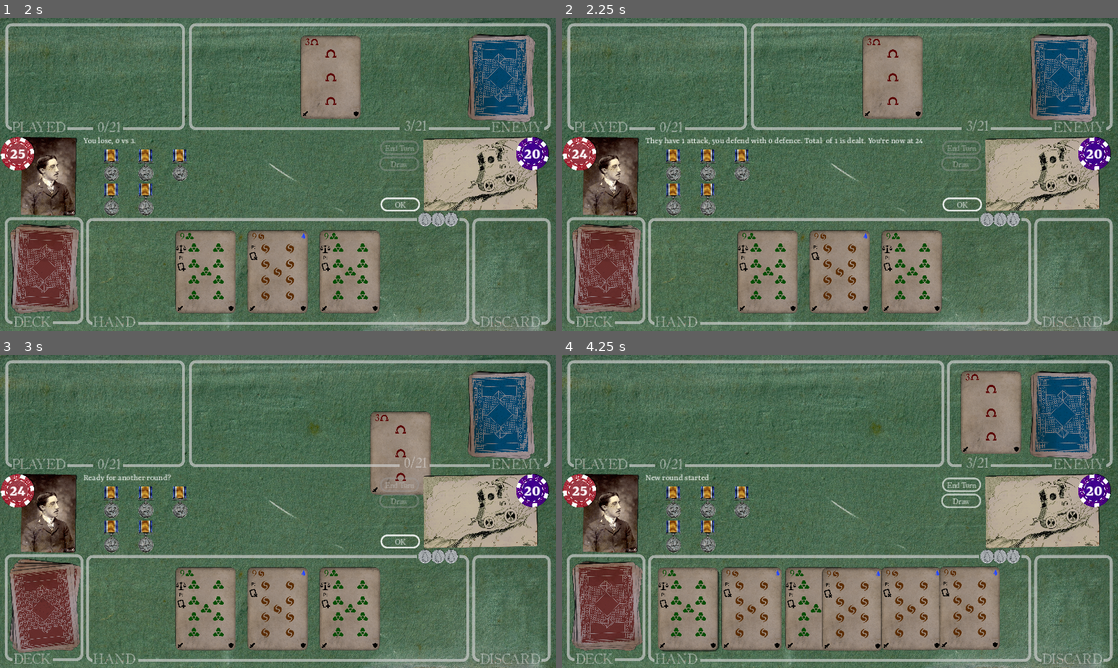
Above: before the commit, frames 1-4 (two rows, left to right).
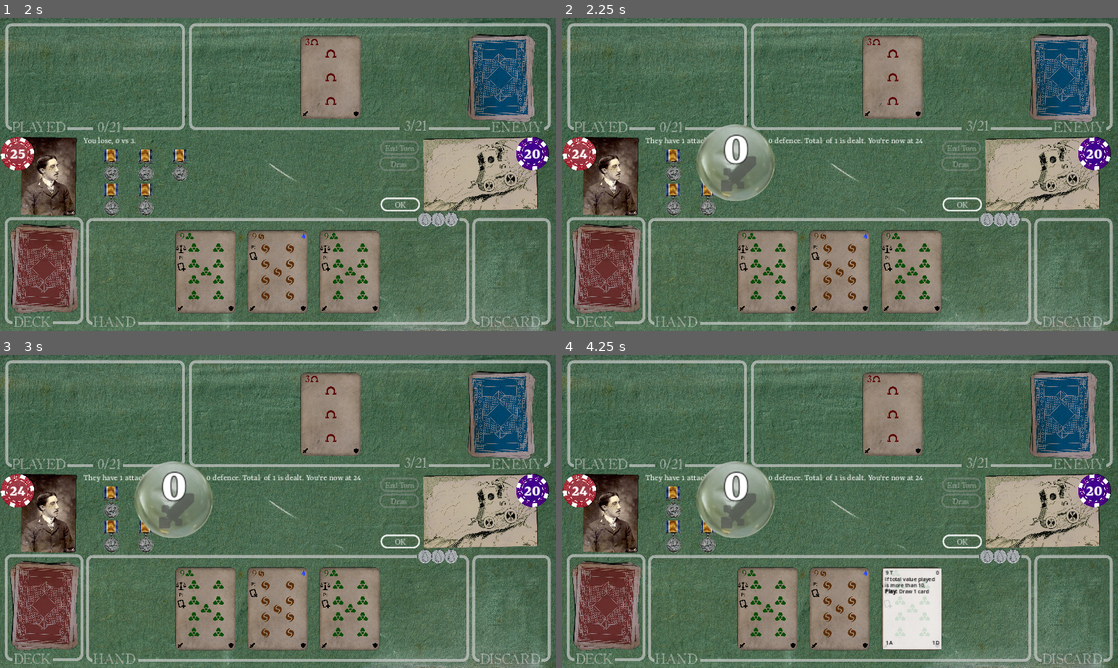
Above: after the commit, the same moments.

Repository: TicklesTheBrain/CardBuilder
Game: Godot game, scene res://scenes/game.tscn
Same seed, same stepped clock (60 frames per second), same inputs: the game is played once before the commit and once after it. The engine's default icon, where the game draws it, is replaced by a stand-in: a white triangle on a blue panel in a dark square.
Inputs (mouse positions are in pixels of both pictures, inside the frame that each line leads up to):
- Up to frame 1 (2 s): click "End Turn" at 0.5 s; click "OK" at 1.25 s
- Up to frame 2 (2.25 s): click "OK" at 2 s
- Up to frame 3 (3 s): click "OK" at 2.75 s
- Up to frame 4 (4.25 s): tap Enter (endTravel) at 3.5 s; drag from (767, 608) to (912, 608) at 3.52 s

Frame 1 is identical in both runs. In frame 2, 2.3% of the frame differs, in the area x 24-39%, y 34-59%; in frame 3, 9.9%; in frame 4, 24%, in the area x 1-96%, y 1-95%.

Commit message:
Damage resolution animations

Diff:
--- a/InputLord.gd
+++ b/InputLord.gd
@@ -90,9 +90,6 @@
 		cardSelectionComplete.emit()
 		return
 
-	if confirmationRequired:
-		await Events.confirmButtonPressed
-
 func addToSelection(card: CardData):
 
 	if selecting:
@@ -109,6 +106,7 @@
 
 	if selectionConfirmation:
 		await Events.confirmButtonPressed
+		Events.confirmButtonDisable.emit()
 	else:
 		await cardSelectionComplete
 
--- a/game.gd
+++ b/game.gd
@@ -17,6 +17,7 @@
 @export var okButton: Button
 @export var deckPeaker: Peaker
 @export var discardPeaker: Peaker
+@export var damageShower: ResolutionParamAnimator
 
 @export_group("Logic references")
 @export var player: Actor
@@ -244,6 +245,10 @@
 
 		message = winnerString.format({"attackAmount" = damage, "shieldAmount" = shields, "dealtDamage" =  dealtDamage, "newHP" =  loser.hp.amount})
 
+		damageShower.visible = true
+		damageShower.start()
+		await damageShower.done
+
 
 	else:
 		message = "It's a draw {playerValue} vs. {enemyValue}, no damage dealt".format({"playerValue" = playerValue, "enemyValue" = enemyValue})
--- /dev/null
+++ b/scenes/DamageResolutionAnimation.gd
@@ -0,0 +1,5 @@
+extends Node2D
+class_name DamageResolutionAnimation
+
+@export var leftSide: ResolutionParamAnimator
+@export var rightSide: ResolutionParamAnimator
--- /dev/null
+++ b/scenes/DamageShower.gd
@@ -0,0 +1,71 @@
+extends Node2D
+class_name ResolutionParamAnimator
+
+@export var containerToQuery: CardContainer
+@export var cardNudgeVector: Vector2
+@export var paramToShow: CardParam.ParamType
+
+@export var maxScale: float
+@export var valueAtMaxScale: int
+@export var startScale: float
+
+@export var valueLabel: Label
+@export var singleCardAnimationTime: float
+@export var iconSprite: Sprite2D
+@export var attackTex: Texture2D
+@export var defenceTex: Texture2D
+
+signal done
+
+var currentValue:float = 0:
+	set(newValue):
+		valueLabel.text = str(newValue)
+		currentValue = newValue
+var targetValue:float = 0
+var valueChangeCounter = 0
+var targetScale = startScale
+
+func start():
+	match paramToShow:
+		CardParam.ParamType.ATTACK:
+			iconSprite.texture = attackTex
+		CardParam.ParamType.DEFENCE:
+			iconSprite.texture = defenceTex
+
+	visible = true
+	currentValue = 0
+	for card in containerToQuery.getAll():
+		await addParamFromOneCard(card)
+
+	done.emit()
+
+func addParamFromOneCard(card: CardData):
+	var additionalParamValue
+
+	match paramToShow:
+		CardParam.ParamType.ATTACK:
+			additionalParamValue = card.getAttack()
+		CardParam.ParamType.DEFENCE:
+			additionalParamValue = card.getDefence()
+
+	if additionalParamValue > 0:
+		targetValue += additionalParamValue
+		var weight = targetValue/valueAtMaxScale
+		var lerpedValue = lerp(startScale, maxScale, targetValue/valueAtMaxScale)
+		targetScale = clamp(lerpedValue, startScale, maxScale)
+		print('target scale', targetScale, ' lerpedValue ', lerpedValue, ' weight ', weight)
+		valueChangeCounter = 0
+		var tween = get_tree().create_tween()
+		var cd = CardDisplayLord.getCardDisplay(card)
+
+		tween.tween_property(cd, "position", cd.position+cardNudgeVector, singleCardAnimationTime)
+		await tween.finished
+		tween = get_tree().create_tween()
+		tween.tween_property(cd, "position", cd.position-cardNudgeVector, singleCardAnimationTime)
+
+func _process(delta):
+	if currentValue != targetValue:
+		valueChangeCounter += delta
+		currentValue = clamp(floor(lerp(currentValue, targetValue, valueChangeCounter/singleCardAnimationTime)), currentValue, targetValue)
+		var clampedScale = clamp(lerp(scale.x, targetScale, valueChangeCounter/singleCardAnimationTime), scale.x, targetScale)
+		scale = Vector2(clampedScale, clampedScale)
--- a/scenes/game.tscn
+++ b/scenes/game.tscn
@@ -36,6 +36,9 @@
 [ext_resource type="FontFile" uid="uid://bokge8vr1onw8" path="res://fonts/Rasa-Regular.ttf" id="26_wmk7t"]
 [ext_resource type="PackedScene" uid="uid://kna3wka5eglg" path="res://item_display.tscn" id="27_6v012"]
 [ext_resource type="Texture2D" uid="uid://da3mc7dtg3lup" path="res://assets/items/medal.png" id="27_ou647"]
+[ext_resource type="Script" path="res://scenes/DamageShower.gd" id="37_6bpek"]
+[ext_resource type="Texture2D" uid="uid://cnbiypdfd60l5" path="res://assets/marble1.png" id="38_gknv8"]
+[ext_resource type="Texture2D" uid="uid://bhetmn6uguvvr" path="res://assets/cardParamSymbols/sword.png" id="39_i2gir"]
 
 [sub_resource type="Resource" id="Resource_smt6a"]
 script = ExtResource("3_uyj67")
@@ -154,7 +157,7 @@
 
 [sub_resource type="StyleBoxFlat" id="StyleBoxFlat_013tw"]
 
-[node name="game" type="Node2D" node_paths=PackedStringArray("playAreaPositionController", "enemyPlayAreaPositionController", "messageLabel", "drawCardButton", "endHandButton", "okButton", "deckPeaker", "discardPeaker", "player", "enemy")]
+[node name="game" type="Node2D" node_paths=PackedStringArray("playAreaPositionController", "enemyPlayAreaPositionController", "messageLabel", "drawCardButton", "endHandButton", "okButton", "deckPeaker", "discardPeaker", "damageShower", "player", "enemy")]
 script = ExtResource("1_hbkeb")
 selfStart = true
 selfStartStep = SubResource("Resource_smt6a")
@@ -167,6 +170,7 @@
 okButton = NodePath("OkBUtton")
 deckPeaker = NodePath("DeckPeaker")
 discardPeaker = NodePath("DiscardPeaker")
+damageShower = NodePath("DamageResolutionAnimation/DamageShower")
 player = NodePath("Logic/Player")
 enemy = NodePath("Logic/Enemy")
 metadata/_edit_horizontal_guides_ = [271.0, 712.0]
@@ -935,6 +939,43 @@
 logicalItemContainer = NodePath("../Logic/Player/ItemContainer")
 metadata/_edit_lock_ = true
 
+[node name="DamageResolutionAnimation" type="Node2D" parent="."]
+position = Vector2(399, 333)
+scale = Vector2(1.5, 1.5)
+
+[node name="DamageShower" type="Node2D" parent="DamageResolutionAnimation" node_paths=PackedStringArray("containerToQuery", "valueLabel")]
+visible = false
+script = ExtResource("37_6bpek")
+containerToQuery = NodePath("../../Logic/Player/PlayAreaManager")
+cardNudgeDownwardVector = Vector2(0, 40)
+maxScale = 1.5
+valueAtMaxScale = 10
+startScale = 0.5
+valueLabel = NodePath("Label")
+singleCardAnimationTime = 0.3
+
+[node name="Marble1" type="Sprite2D" parent="DamageResolutionAnimation/DamageShower"]
+texture = ExtResource("38_gknv8")
+
+[node name="Sword" type="Sprite2D" parent="DamageResolutionAnimation/DamageShower"]
+self_modulate = Color(0.290196, 0.290196, 0.290196, 0.603922)
+position = Vector2(5, 17)
+texture = ExtResource("39_i2gir")
+
+[node name="Label" type="Label" parent="DamageResolutionAnimation/DamageShower"]
+offset_left = -34.0
+offset_top = -58.6667
+offset_right = 37.0
+offset_bottom = 22.3333
+theme_override_colors/font_outline_color = Color(0, 0, 0, 1)
+theme_override_constants/outline_size = 5
+theme_override_fonts/font = ExtResource("12_1nuxl")
+theme_override_font_sizes/font_size = 80
+text = "25"
+horizontal_alignment = 1
+vertical_alignment = 1
+metadata/_edit_use_anchors_ = true
+
 [connection signal="button_down" from="DrawButton" to="." method="drawFromDeckToHand"]
 [connection signal="area_entered" from="PlayArea" to="PlayArea" method="_on_area_entered"]
 [connection signal="area_exited" from="PlayArea" to="PlayArea" method="_on_area_exited"]
Binary file added: assets/marble1.png
Not shown, added: assets/marble1.png.import
Not shown: 1 places in scenes/game.tscn that only renumber resources
